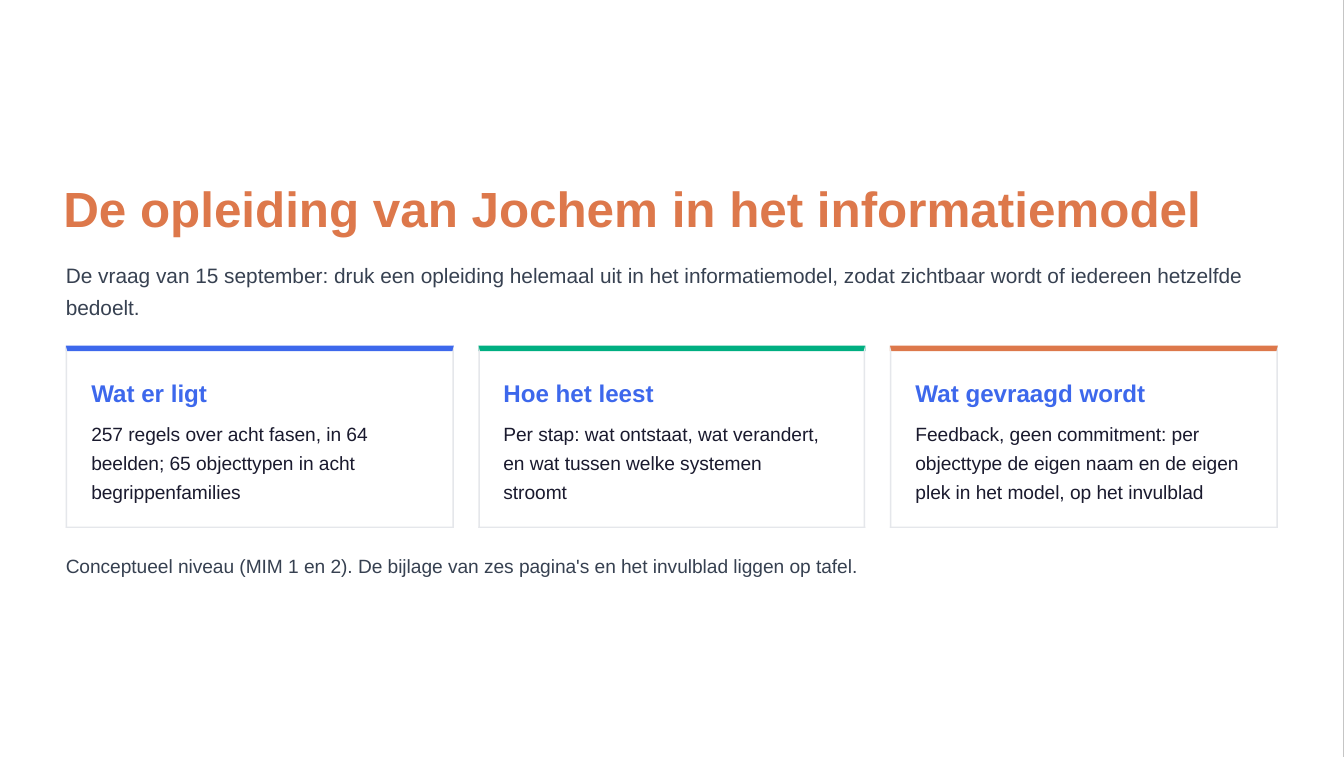
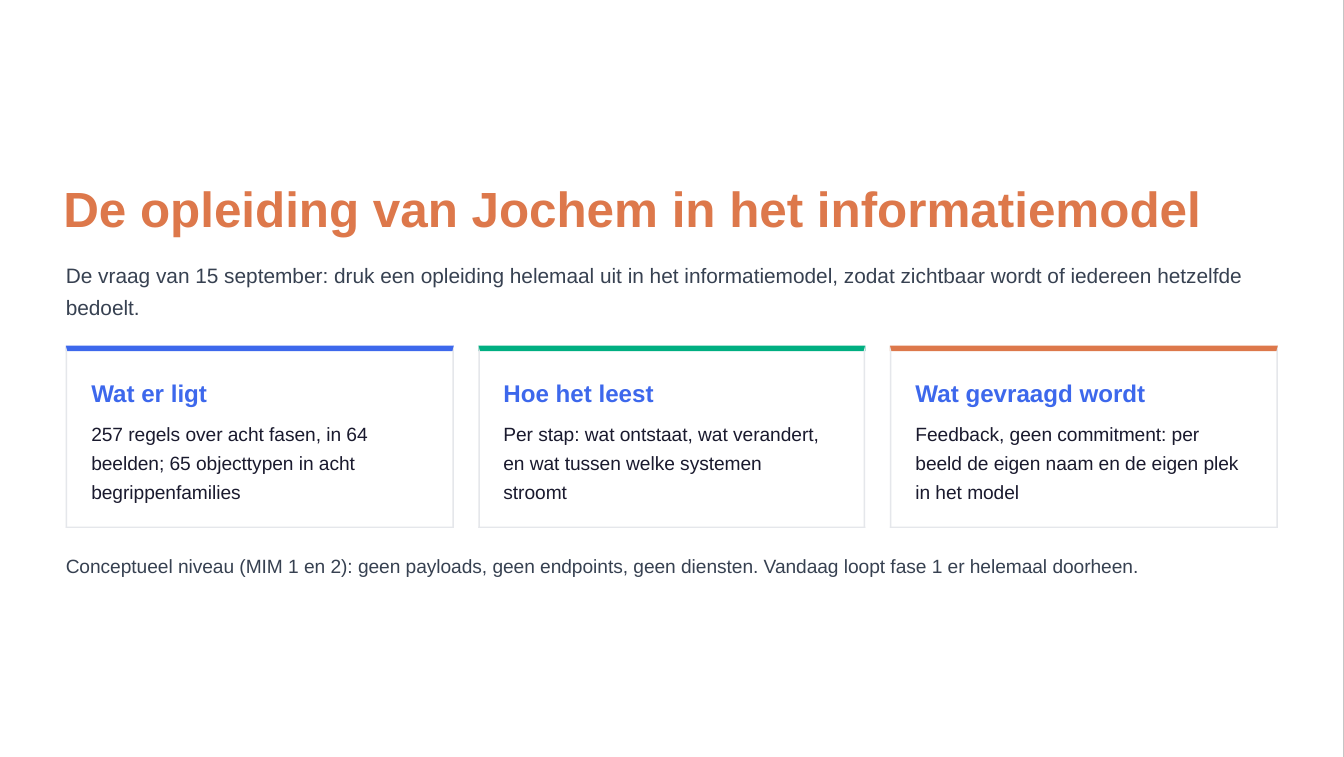
Before and after one commit to Npuls-OKx/meta, a slide deck: slide 6 of presentaties/export/260930_kerngroep_techniek/260930_kerngroep_techniek.pptx. Drawn at 1344x757 pixels with LibreOffice and Linux fonts; fonts in the diff are those of the drawing; background and template pictures are left out. Boxes give left, top, right and bottom in pixels: in the first picture for what was removed or moved away, otherwise in the second. Text is boxed around its words. In the diff, an @@ line names an element or a change of style, - is before the commit and + after.

```diff
--- a/presentaties/export/260930_kerngroep_techniek/260930_kerngroep_techniek.pptx
+++ b/presentaties/export/260930_kerngroep_techniek/260930_kerngroep_techniek.pptx
@@ text at [915,456,1239,474]: text changed @@
-objecttype de eigen naam en de eigen
+beeld de eigen naam en de eigen plek
@@ text at [915,485,1019,499]: text changed @@
-plek in het model, op het invulblad
+in het model
@@ text at [66,559,1139,577]: text changed @@
-Conceptueel niveau (MIM 1 en 2). De bijlage van zes pagina's en het invulblad liggen op tafel.
+Conceptueel niveau (MIM 1 en 2): geen payloads, geen endpoints, geen diensten. Vandaag loopt fase 1 er helemaal doorheen.
```
Also in this commit, not shown: 2 other slides changed, 13 slides added, 15 other files.
